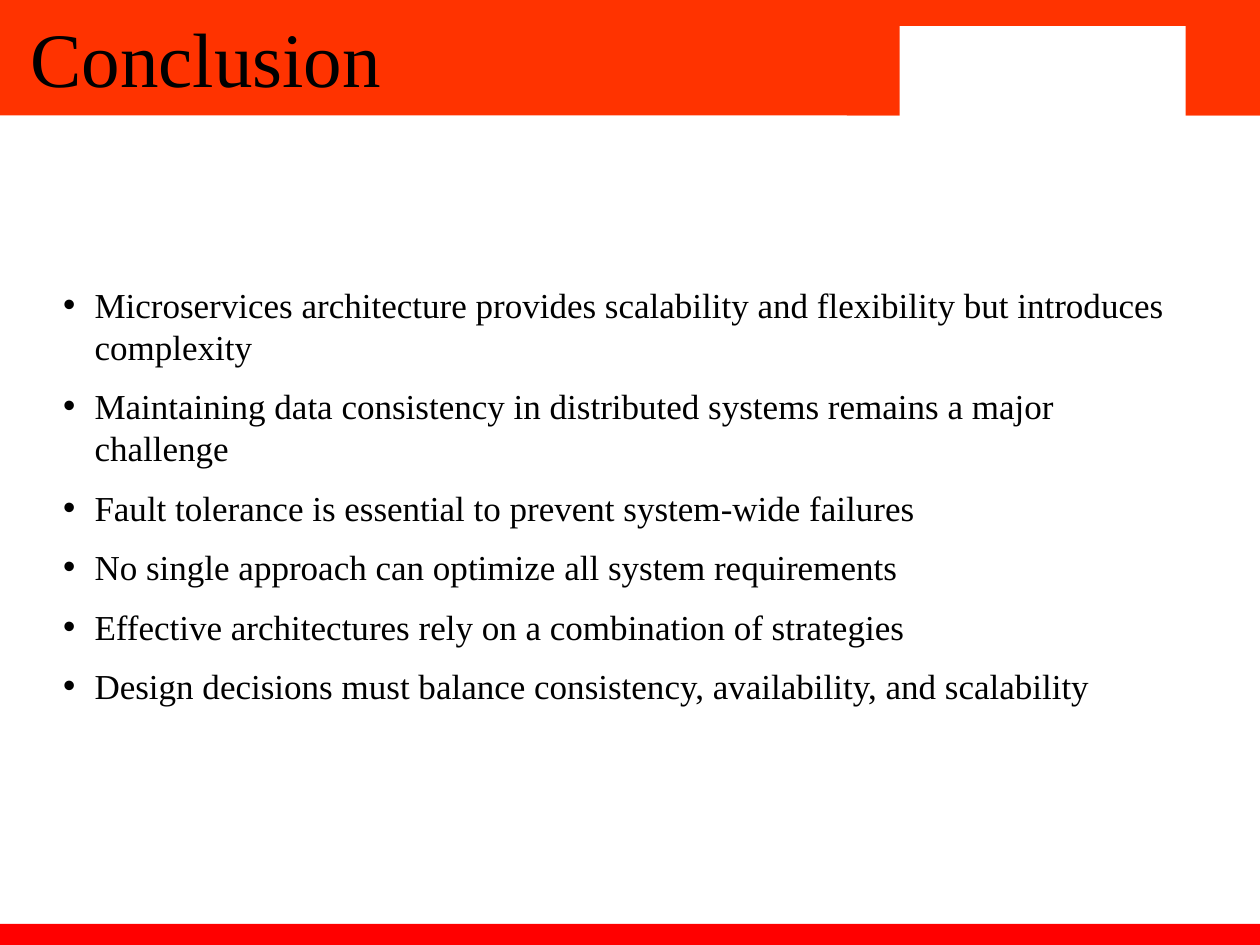
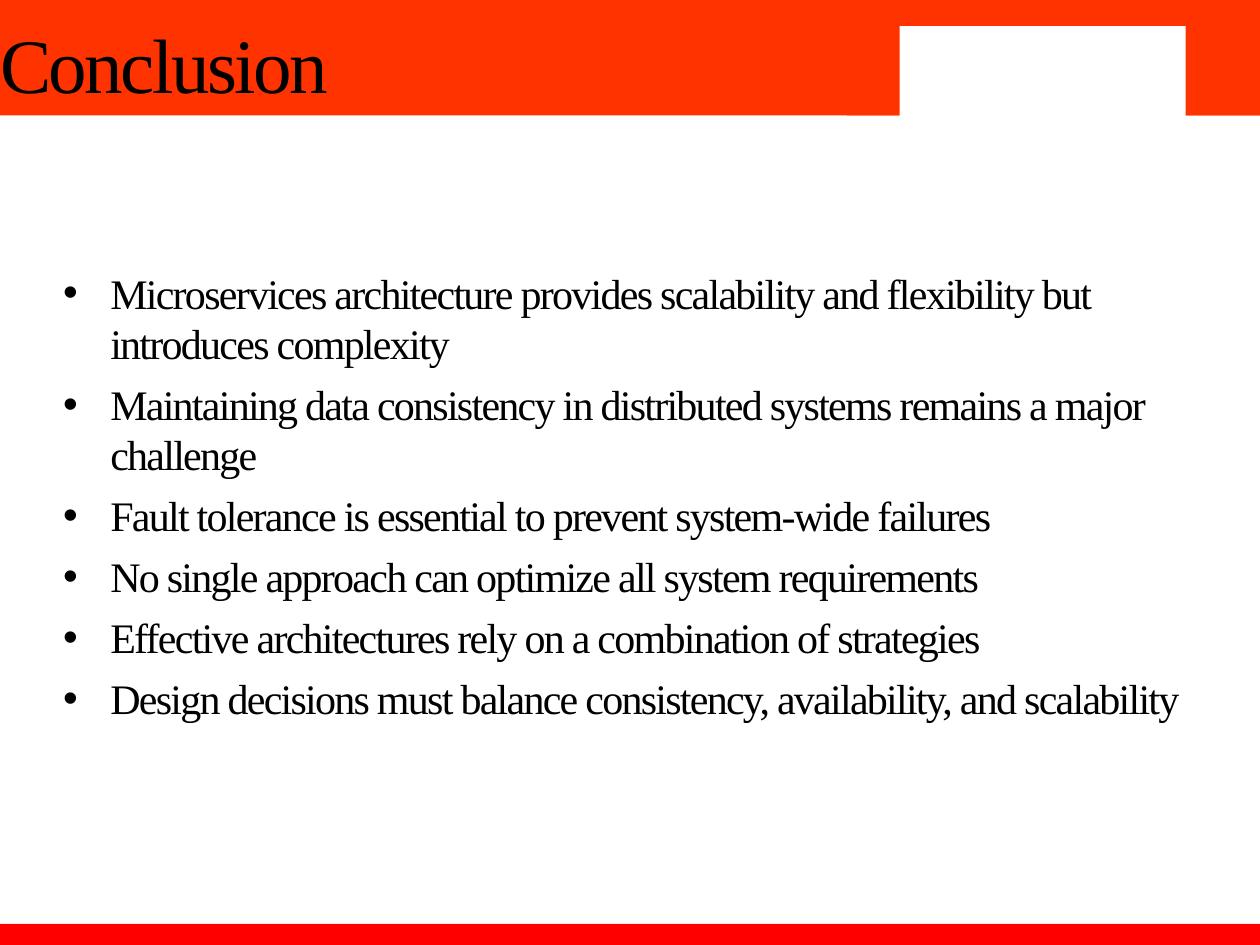
Before and after one commit to sethidevang/COOP, a slide deck: slide 12 of report/2210991489_DevangSethi_PPT.pptx. Drawn at 1260x945 pixels with LibreOffice and Linux fonts; fonts in the diff are those of the drawing; background and template pictures are left out. Boxes give left, top, right and bottom in pixels: in the first picture for what was removed or moved away, otherwise in the second. Text is boxed around its words. In the diff, an @@ line names an element or a change of style, - is before the commit and + after.

```diff
--- a/report/2210991489_DevangSethi_PPT.pptx
+++ b/report/2210991489_DevangSethi_PPT.pptx
@@ title "Conclusion" moved from (x1=30, y1=33, x2=381, y2=88) to (x1=0, y1=39, x2=328, y2=94) @@
@@ title "Conclusion" at (x1=0, y1=39, x2=328, y2=94): letter spacing 0 to -1.5 pt; line spacing 0.9 to 1 @@
@@ text "Microservices architecture provides scalability and ..." at (x1=110, y1=279, x2=1179, y2=723): size 20 to 24 pt, letter spacing 0 to -1 pt; indent changed; less space between paragraphs @@
```
Also in this commit, not shown: 13 other slides changed, 3 other files.
